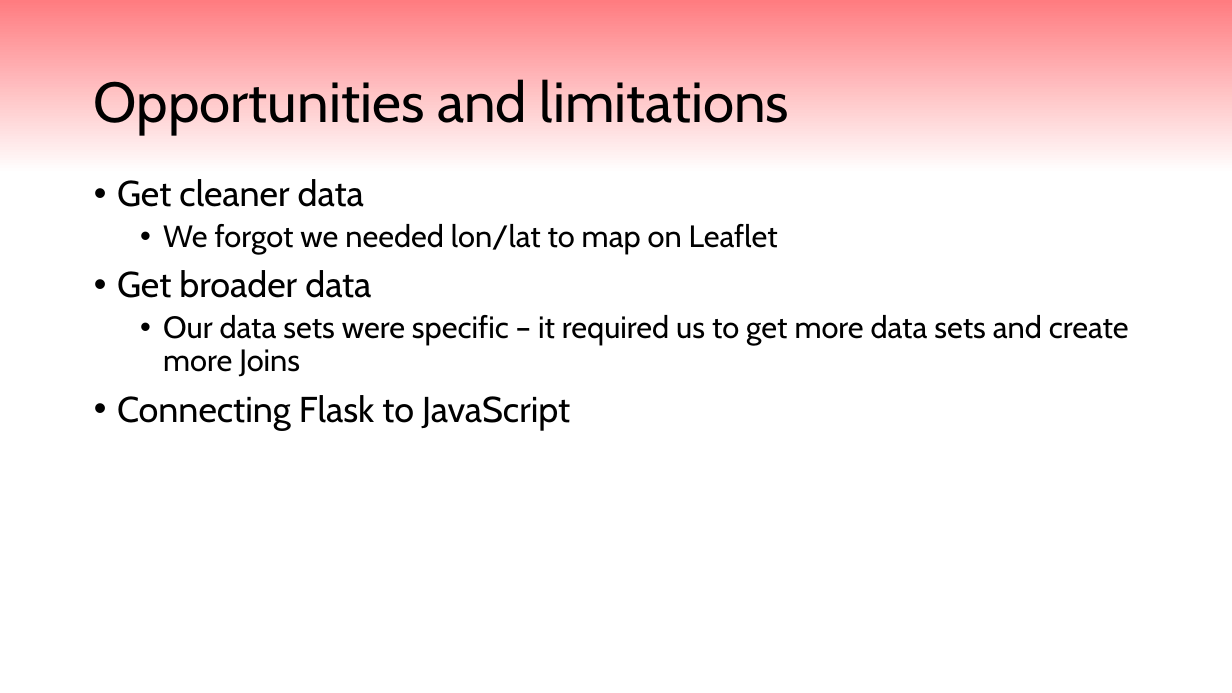
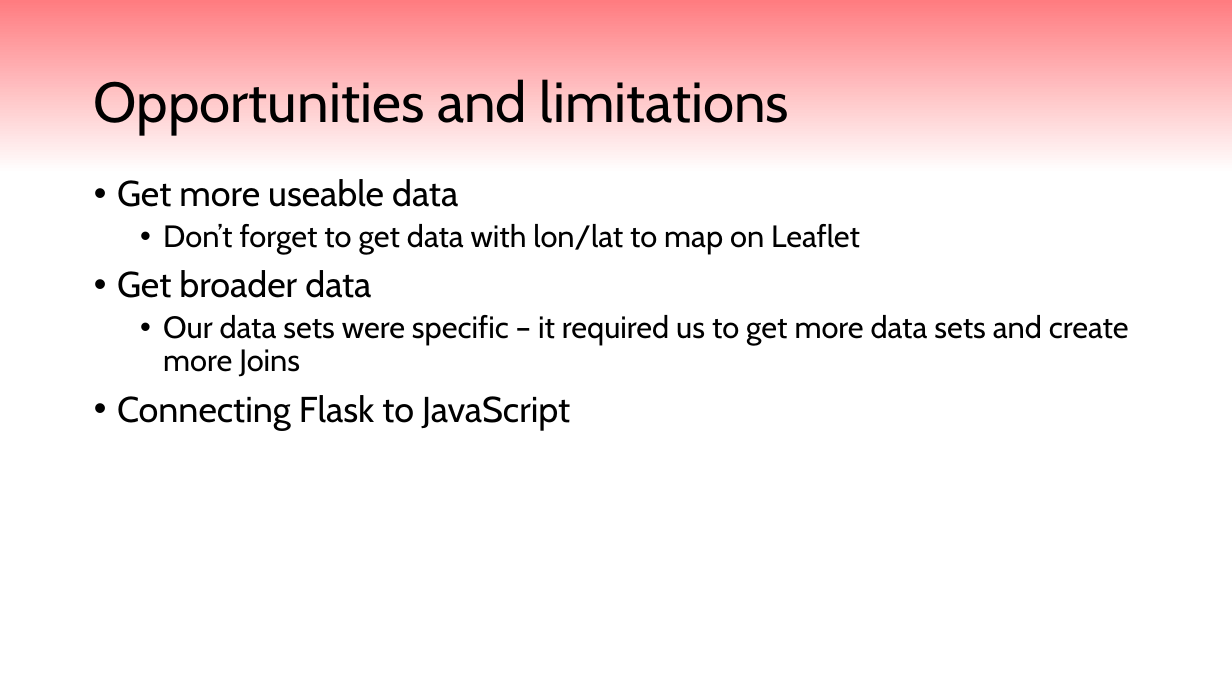
Before and after one commit to vangampalli/Price-to-Rent-Ratio-Analysis, a slide deck: slide 8 of Bootcamp Project 3 - home sale and rent prices.pptx. Drawn at 1232x693 pixels with LibreOffice and Linux fonts; fonts in the diff are those of the drawing. Boxes give left, top, right and bottom in pixels: in the first picture for what was removed or moved away, otherwise in the second. Text is boxed around its words. In the diff, an @@ line names an element or a change of style, - is before the commit and + after.

```diff
--- a/Bootcamp Project 3 - home sale and rent prices.pptx
+++ b/Bootcamp Project 3 - home sale and rent prices.pptx
@@ text at [117, 179, 860, 254]: text changed @@
-• Get cleaner data
-  • We forgot we needed lon/lat to map on Leaflet
+• Get more useable data
+  • Don’t forget to get data with lon/lat to map on Leaflet
```
Also in this commit, not shown: 2 other slides changed.
